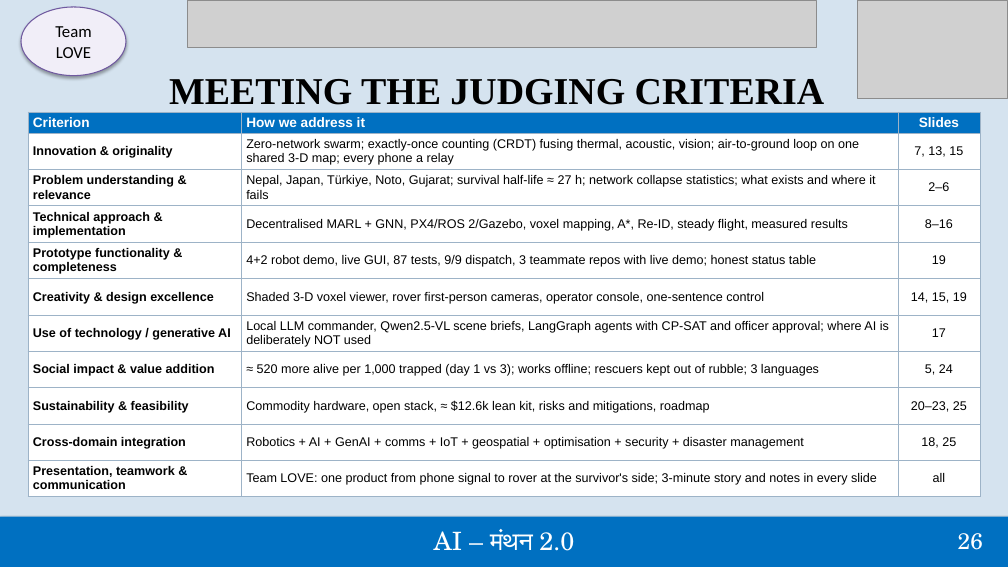
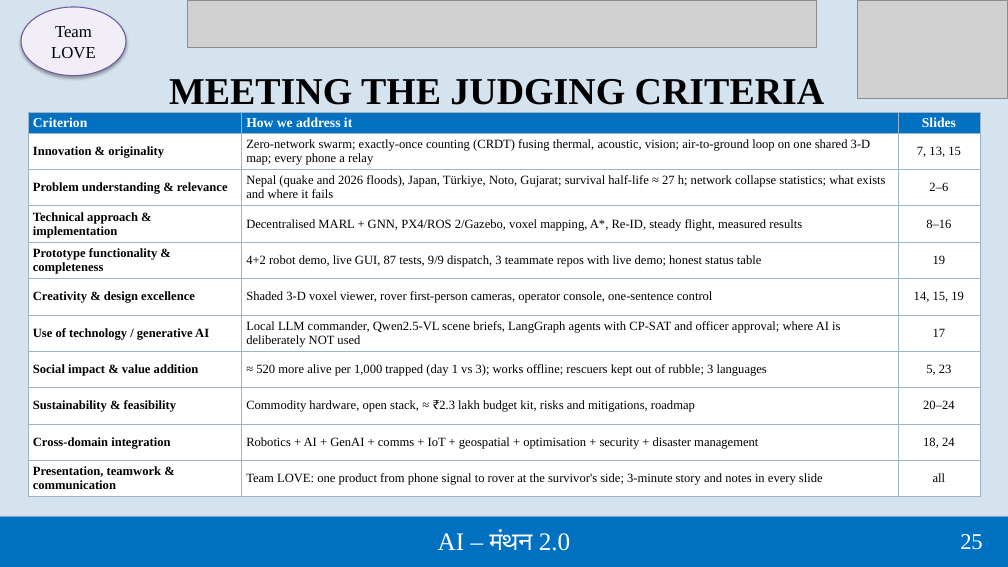
Before and after one commit to TejasGogawale/Drone-swarm, a slide deck: slide 25 of pitch/SwarmRescue_AI_Manthan.pptx (slide 26 before the commit). Drawn at 1008x567 pixels with LibreOffice and Linux fonts; fonts in the diff are those of the drawing; grey boxes stand for pictures. Boxes give left, top, right and bottom in pixels: in the first picture for what was removed or moved away, otherwise in the second. Text is boxed around its words. In the diff, an @@ line names an element or a change of style, - is before the commit and + after.

```diff
--- a/pitch/SwarmRescue_AI_Manthan.pptx
+++ b/pitch/SwarmRescue_AI_Manthan.pptx
@@ ellipse "Team" at [21,7,126,76]: font Calibri to Times New Roman @@
@@ table at [28,112,980,497] @@
-row 3, column 2: Nepal, Japan, Türkiye, Noto, Gujarat; survival half-life ≈ 27 h; network collapse statistics; what exists and where it fails
+row 3, column 2: Nepal (quake and 2026 floods), Japan, Türkiye, Noto, Gujarat; survival half-life ≈ 27 h; network collapse statistics; what exists and where it fails
-row 8, column 3: 5, 24
+row 8, column 3: 5, 23
-row 9, column 2: Commodity hardware, open stack, ≈ $12.6k lean kit, risks and mitigations, roadmap
+row 9, column 2: Commodity hardware, open stack, ≈ ₹2.3 lakh budget kit, risks and mitigations, roadmap
-row 9, column 3: 20–23, 25
+row 9, column 3: 20–24
-row 10, column 3: 18, 25
+row 10, column 3: 18, 24
@@ font Arial to Times New Roman in "Criterion", "How we address it", "Slides", "Innovation & originality" and 24 more places @@
@@ text "AI – मंथन 2.0" at [438,531,571,551]: font TeX Gyre Schola to Times New Roman @@
@@ text at [960,534,983,550]: text changed; font TeX Gyre Schola to Times New Roman @@
-26
+25
```
Also in this commit, not shown: 24 other slides changed, 2 slides added, 3 slides removed, 1 other file.
